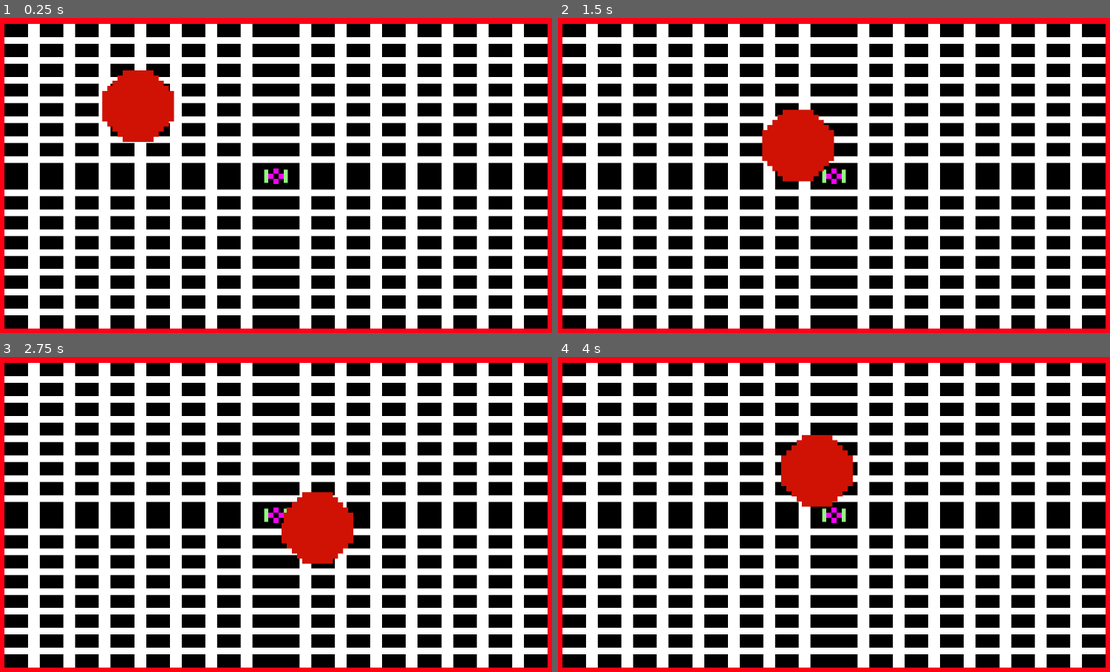
Above: before the commit, frames 1-4 (two rows, left to right).
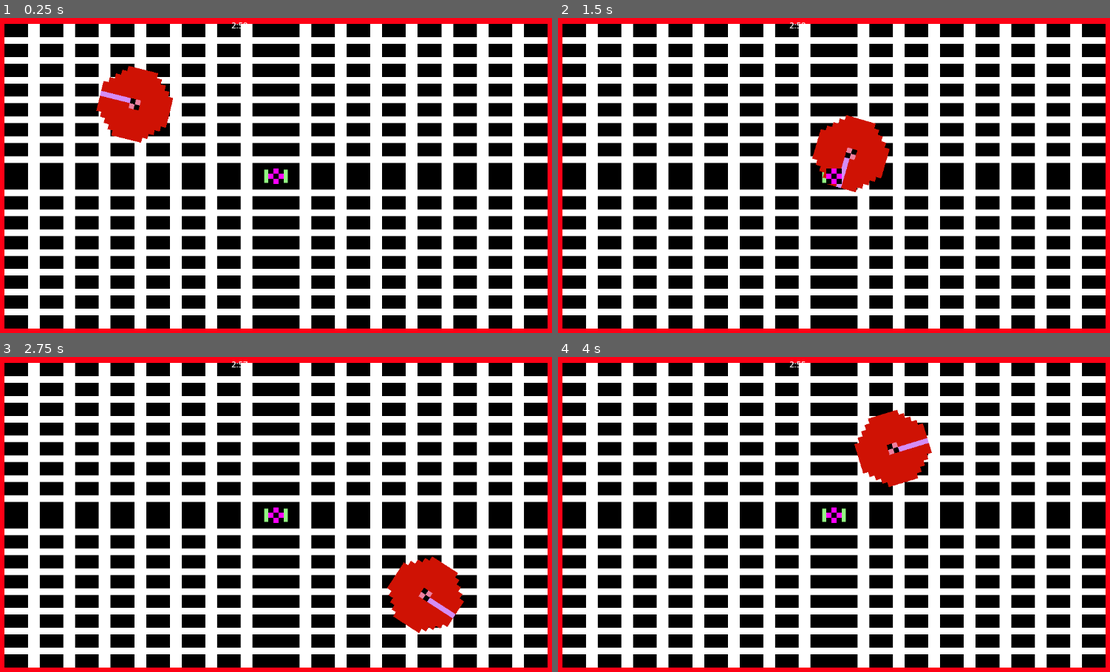
Above: after the commit, the same moments.

Repository: JeremyPerbost/gamejame-cytech
Game: Godot game, scene res://images/toupie.tscn
Same seed, same stepped clock (60 frames per second), same inputs: the game is played once before the commit and once after it.
Inputs:
- Up to frame 1 (0.25 s): no input
- Up to frame 2 (1.5 s): hold Right (ui_right) 0.53-1.28 s; hold Down (ui_down) from 1.28 s (still down)
- Up to frame 3 (2.75 s): release Down (ui_down) at 2.03 s; hold Right (ui_right) from 2.03 s (still down)
- Up to frame 4 (4 s): release Right (ui_right) at 2.78 s; hold Up (ui_up) 2.78-3.53 s; hold Left (ui_left) from 3.53 s (still down)

The runs differ from the first frame. In frame 1, 0.6% of the frame differs, in the area x 17-45%, y 1-40%; in frame 2, 3.9%; in frame 3, 4.8%; in frame 4, 4.8%, in the area x 40-68%, y 1-48%.

Commit message:
rotation ajoutée

Diff:
--- a/game-jame/images/toupie.tscn
+++ b/game-jame/images/toupie.tscn
@@ -21,6 +21,20 @@
 func _process(delta):
 	# La caméra reste au centre, peut être retiré si la caméra est fixe
 	self.position = Vector2(0, 0)
+"
+
+[sub_resource type="GDScript" id="GDScript_c1o1k"]
+script/source = "extends Timer
+
+
+# Called when the node enters the scene tree for the first time.
+func _ready():
+	pass # Replace with function body.
+
+
+# Called every frame. 'delta' is the elapsed time since the previous frame.
+func _process(delta):
+	pass
 "
 
 [node name="Toupie" type="Node2D"]
@@ -60,3 +74,12 @@
 editor_draw_limits = true
 editor_draw_drag_margin = true
 script = SubResource("GDScript_vlmrs")
+
+[node name="Timer" type="Timer" parent="."]
+script = SubResource("GDScript_c1o1k")
+
+[node name="temps_affichage" type="Label" parent="."]
+offset_left = -87.0
+offset_top = -307.0
+offset_right = 91.0
+offset_bottom = -224.0
--- a/game-jame/script/mvm_toupie.gd
+++ b/game-jame/script/mvm_toupie.gd
@@ -1,24 +1,33 @@
 extends CollisionShape2D
 
 # Vitesse de mouvement
-var speed = 200
+var speed_init = 400
+var speed = speed_init
 # Force d'attraction vers le centre
-var attraction_strength = 50
+var attraction_strength = 20
 
 # Référence au centre
 var center
-
+var temps
+var k = 0.01  # Constante de friction
 # Called when the node enters the scene tree for the first time.
 func _ready():
 	# Assurez-vous que le nœud "centre" est bien nommé dans votre scène
-	center = get_parent().get_node("centre")  # Assure-toi que le nom est correct
+	center = get_parent().get_node("centre")
+	temps = get_node("/root/Toupie")
 	if center == null:
 		print("Le nœud 'centre' n'a pas été trouvé dans la scène.")
-
+	if temps == null:
+		print("Le nœud 'temps	' n'a pas été trouvé dans la scène.")
 # Called every frame. 'delta' is the elapsed time since the previous frame.
 func _process(delta):
 	var direction = Vector2.ZERO
-
+	if speed >0:
+		speed=speed_init*exp(-k*(temps.TOT-temps.total_time))
+	else:
+		speed=0
+	print(speed)
+	rotation += (speed*2) * delta
 	# Détection des touches fléchées
 	if Input.is_action_pressed("ui_up"):
 		direction.y -= 1
--- a/game-jame/script/toupie.gd
+++ b/game-jame/script/toupie.gd
@@ -1,17 +1,40 @@
-extends Node2D
+extends Node2D  # Ou Control si tu utilises une interface UI
 
+# Temps total du timer en secondes (3 minutes)
+var TOT=180
+var total_time = TOT
+var is_game_running = true  # Indique si la partie est en cours
 
-# Called when the node enters the scene tree for the first time.
+# Référence au label pour afficher le temps
+var timer_label  # Déclare la variable ici pour qu'elle soit accessible partout
+
 func _ready():
-	pass # Replace with function body.
+	# Initialisation de la référence au label "temps_affichage"
+	timer_label = get_node("./temps_affichage")
+	update_timer_display()
 
+# Fonction pour démarrer la partie et le timer
+func start_game():
+	is_game_running = true
 
-# Called every frame. 'delta' is the elapsed time since the previous frame.
+# Cette fonction est appelée à chaque frame
 func _process(delta):
-	# Obtenir la caméra active
-	var camera = get_viewport().get_camera_2d()
+	if is_game_running:
+		# Décompte le temps si le jeu est en cours
+		if total_time > 0:
+			total_time -= delta  # Réduit le temps par le delta (temps écoulé entre les frames)
+			update_timer_display()
+		else:
+			is_game_running = false  # Arrête le jeu quand le temps est écoulé
+			game_over()
 
-	if camera:
-		# Afficher la position de la caméra dans la console
-		print("Position de la caméra:", camera.position)
-		pass
+# Met à jour l'affichage du temps sur le label
+func update_timer_display():
+	var minutes = int(total_time) / 60
+	var seconds = int(total_time) % 60
+	timer_label.text = str(minutes) + ":" + str(seconds).pad_zeros(2)
+
+# Fonction appelée quand le temps est écoulé
+func game_over():
+	timer_label.text = "Time's up!"
+	# Ici, tu peux ajouter des actions pour finir la partie
Binary file changed: game-jame/images/P1.png
Not shown: 1 places in game-jame/images/toupie.tscn that only renumber resources
